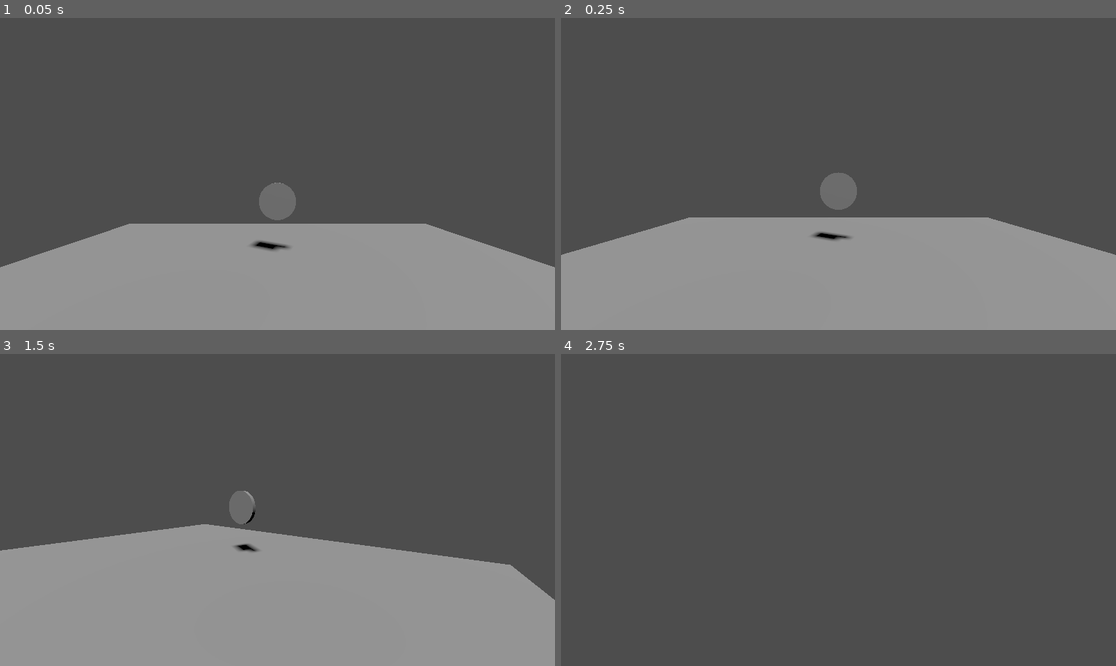
Above: before the commit, frames 1-4 (two rows, left to right).
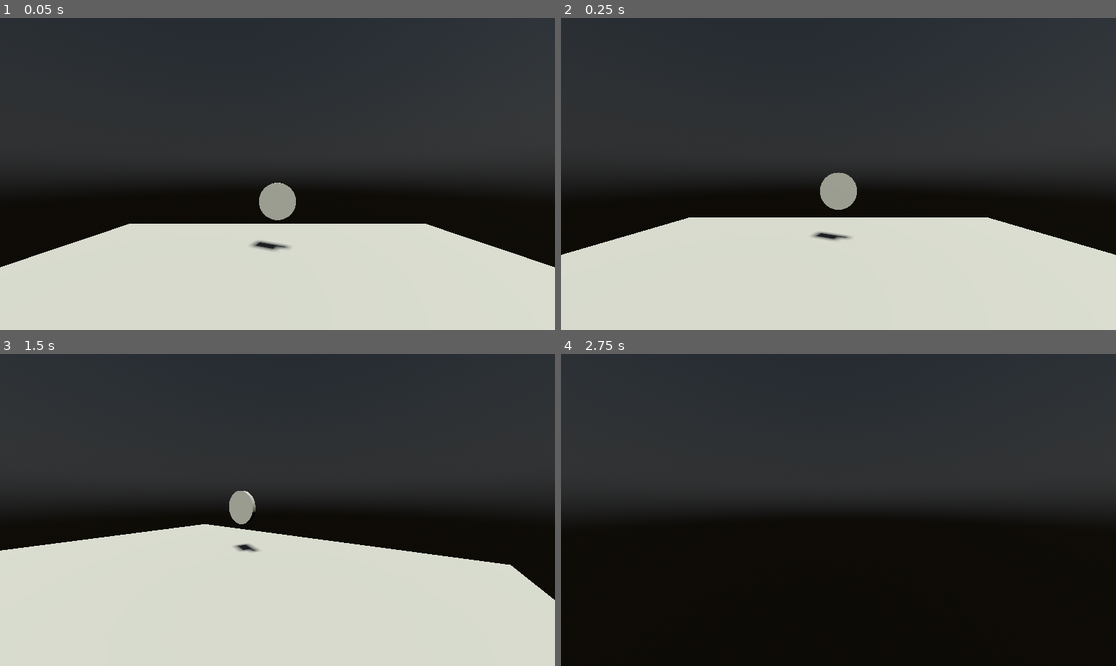
Above: after the commit, the same moments.

Repository: SpaceTunaaa/Kevin_GAMES4900
Game: Godot game, scene res://Level/CoinCollect.tscn
Two runs of this game, one before a commit and one after it. Both use one fixed random seed, a clock stepped at 60 frames per second and the inputs below.
Inputs (mouse positions are in pixels of both pictures, inside the frame that each line leads up to):
- Up to frame 1 (0.05 s): no input
- Up to frame 2 (0.25 s): no input
- Up to frame 3 (1.5 s): tap Enter (ui_accept) at 0.5, 0.77 s; move the mouse to (399, 494) at 0.52 s; hold Right (ui_right) 0.53-1.28 s; click (399, 494) at 0.67 s; move the mouse to (249, 510) at 1.27 s; hold Up (ui_up) from 1.28 s (still down)
- Up to frame 4 (2.75 s): keep holding Up (ui_up); tap Enter (ui_accept) at 1.52 s; move the mouse to (849, 503) at 2.02 s

The runs differ from the first frame. In frame 1, 99% of the frame differs, in the area x 0-100%, y 0-100%; in frame 2, 99%; in frame 3, 100%; in frame 4, 100%.

Commit message:
added world environment

Diff:
--- a/Godot/Level/CoinCollect.tscn
+++ b/Godot/Level/CoinCollect.tscn
@@ -2,6 +2,15 @@
 
 [ext_resource type="PackedScene" uid="uid://bs72ogkvdd7d6" path="res://Controller/proto_controller.tscn" id="1_4f6w0"]
 [ext_resource type="Script" uid="uid://dc4lkyrq50ghx" path="res://Level/collision_shape_3d.gd" id="2_xb66h"]
+
+[sub_resource type="PhysicalSkyMaterial" id="PhysicalSkyMaterial_xb66h"]
+
+[sub_resource type="Sky" id="Sky_o031k"]
+sky_material = SubResource("PhysicalSkyMaterial_xb66h")
+
+[sub_resource type="Environment" id="Environment_kbjq8"]
+background_mode = 2
+sky = SubResource("Sky_o031k")
 
 [sub_resource type="BoxMesh" id="BoxMesh_mlu0j"]
 
@@ -14,9 +23,13 @@
 
 [node name="CoinCollect" type="Node3D" unique_id=1037612168]
 
+[node name="WorldEnvironment" type="WorldEnvironment" parent="." unique_id=409503022]
+environment = SubResource("Environment_kbjq8")
+
 [node name="DirectionalLight3D" type="DirectionalLight3D" parent="." unique_id=923992325]
-transform = Transform3D(-0.8660254, -0.43301278, 0.24999999, 0.3976522, -0.29337296, 0.8693705, -0.30310526, 0.85230994, 0.42625692, 0, 7.2736917, 8.568868)
-light_energy = 1.167
+transform = Transform3D(-0.8660254, -0.43301278, 0.25000006, 0.3976522, -0.29337296, 0.8693705, -0.30310526, 0.85230994, 0.42625692, 0, 8.780891, 8.568868)
+light_color = Color(1, 1, 0.9098039, 1)
+light_energy = 2.0
 shadow_enabled = true
 directional_shadow_max_distance = 380.0
 
Not shown, changed: .DS_Store
